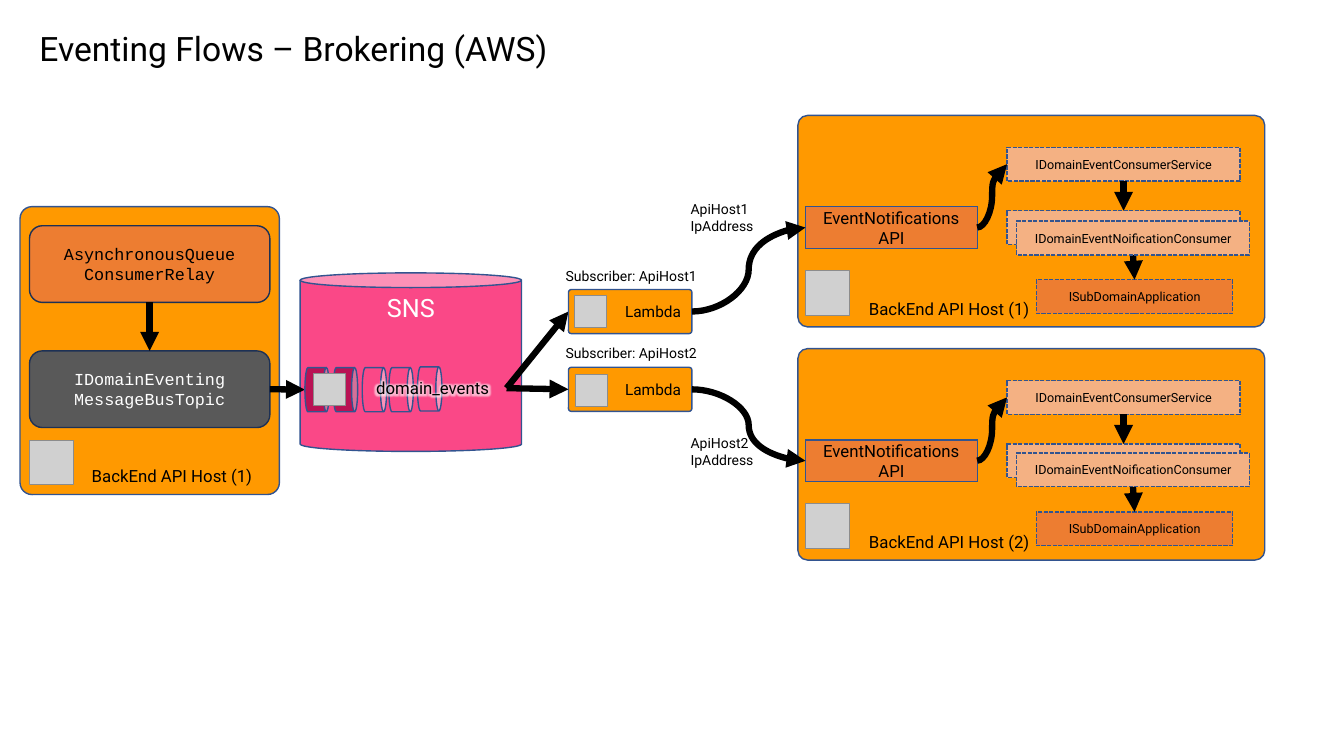
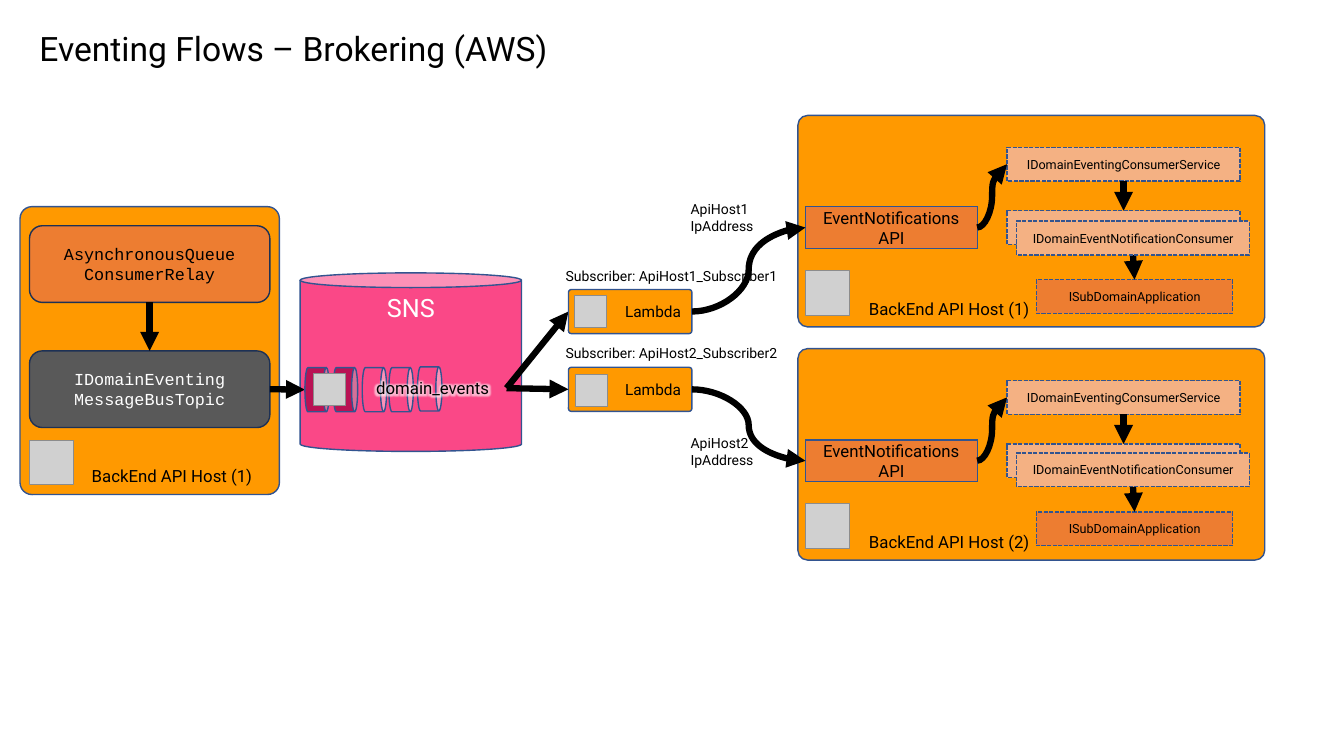
Before and after one commit to jezzsantos/saastack, a slide deck: slide 17 of docs/images/Sources.pptx. Drawn at 1344x756 pixels with LibreOffice and Linux fonts; fonts in the diff are those of the drawing; grey boxes stand for pictures. Boxes give left, top, right and bottom in pixels: in the first picture for what was removed or moved away, otherwise in the second. Text is boxed around its words. In the diff, an @@ line names an element or a change of style, - is before the commit and + after.

Commit message:
Updated ServiceBus

```diff
--- a/docs/images/Sources.pptx
+++ b/docs/images/Sources.pptx
@@ text in rectangle at bbox=[1027, 160, 1221, 172]: text changed @@
-IDomainEventConsumerService
+IDomainEventingConsumerService
@@ text in rectangle at bbox=[1033, 233, 1234, 243]: text changed @@
-IDomainEventNoificationConsumer
+IDomainEventNotificationConsumer
@@ text at bbox=[566, 267, 777, 284]: text changed @@
-Subscriber: ApiHost1
+Subscriber: ApiHost1_Subscriber1
@@ text at bbox=[566, 347, 777, 361]: text changed @@
-Subscriber: ApiHost2
+Subscriber: ApiHost2_Subscriber2
@@ text in rectangle at bbox=[1027, 393, 1221, 405]: text changed @@
-IDomainEventConsumerService
+IDomainEventingConsumerService
@@ text in rectangle at bbox=[1033, 464, 1234, 474]: text changed @@
-IDomainEventNoificationConsumer
+IDomainEventNotificationConsumer
```
Also in this commit, not shown: 1 other slide changed, 3 other files.
